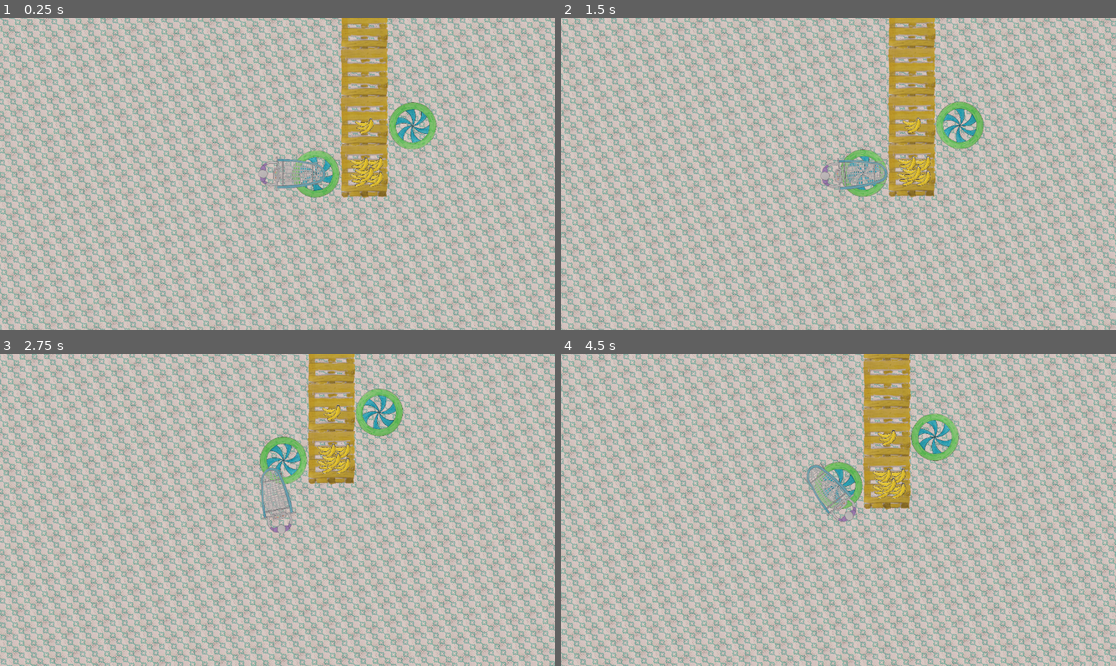
Above: before the commit, frames 1-4 (two rows, left to right).
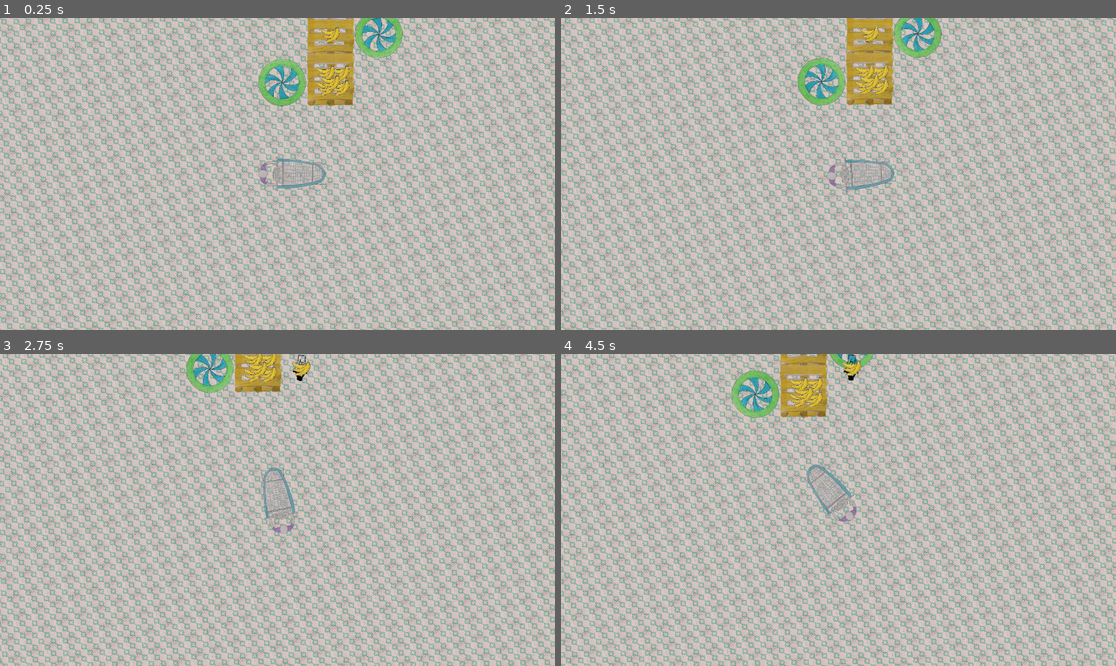
Above: after the commit, the same moments.

Repository: MathieuVavrille/market-drift
Game: Godot game, scene res://main.tscn
Same seed, same stepped clock (60 frames per second), same inputs: the game is played once before the commit and once after it.
Inputs:
- Up to frame 1 (0.25 s): no input
- Up to frame 2 (1.5 s): hold Right (ui_right) 0.53-1.28 s; hold Ctrl (turn) 0.53-1.28 s; hold Down (ui_down) from 1.28 s (still down); tap Ctrl (turn) at 1.35 s
- Up to frame 3 (2.75 s): release Down (ui_down) at 2.03 s; hold Right (ui_right) from 2.03 s (still down); hold Ctrl (turn) from 2.03 s (still down)
- Up to frame 4 (4.5 s): release Right (ui_right) at 2.78 s; release Ctrl (turn) at 2.78 s; hold Up (ui_up) 2.78-3.53 s; tap Ctrl (turn) at 2.85, 4.35 s; hold Ctrl (turn) 3.53-4.28 s; hold Left (ui_left) from 3.53 s (still down)

The runs differ from the first frame. In frame 1, 48% of the frame differs, in the area x 0-100%, y 0-100%; in frame 2, 60%; in frame 3, 52%; in frame 4, 53%.

Commit message:
arrow texture

Diff:
--- a/goal_arrow.gd
+++ b/goal_arrow.gd
@@ -7,8 +7,9 @@
 
 @onready var target_visibility = target.get_node("VisibleOnScreenNotifier2D")
 
-var rotation_speed = 0.25
-func _process(delta):
+const ELLIPSIS_PROPORTION = 0.33
+
+func _process(_delta):
 	if target == null:
 		queue_free()
 		return
@@ -19,9 +20,12 @@
 	var ellipsis_vector = Vector2(cos(angle) * (viewport_size.x / 2.1 - 10),
 					  sin(angle) * (viewport_size.y / 2.1 - 20)) / camera.zoom  #TODO compute properly
 	var rectangle_vector = get_square_border_intersection(angle, viewport_size - Vector2i.ONE * 20) / 2.1 / camera.zoom
-	global_position = camera.get_screen_center_position() + (ellipsis_vector + 2 * rectangle_vector) / 3
+	global_position = camera.get_screen_center_position() + ellipsis_vector * ELLIPSIS_PROPORTION + rectangle_vector * (1 - ELLIPSIS_PROPORTION)
 
 func get_square_border_intersection(angle: float, size: Vector2) -> Vector2:
 	var dir = Vector2(cos(angle), sin(angle)).normalized()
-	var scale = min(abs(size.x / dir.x), abs(size.y / dir.y))
-	return dir * scale
+	var border_scale = min(abs(size.x / dir.x), abs(size.y / dir.y))
+	return dir * border_scale
+
+func set_sprite(object_texture):
+	$ObjectSprite.texture = object_texture
--- a/goal_arrow.tscn
+++ b/goal_arrow.tscn
@@ -7,3 +7,7 @@
 scale = Vector2(0.1, 0.1)
 texture = ExtResource("1_ud5o2")
 script = ExtResource("1_jdt12")
+
+[node name="ObjectSprite" type="Sprite2D" parent="."]
+rotation = 1.5708
+scale = Vector2(0.1, 0.1)
--- a/main.gd
+++ b/main.gd
@@ -1,6 +1,18 @@
 extends Node2D
 
+const goal_arrow_scene = preload("res://goal_arrow.tscn")
 
 func _ready():
 	for object in $Objects.get_children():
-		pass
+		object.is_achieved.connect(object_area_achieved)
+		var goal_arrow = goal_arrow_scene.instantiate()
+		goal_arrow.camera = $PlayerCart.get_camera()
+		goal_arrow.target = object
+		goal_arrow.set_sprite(object.get_texture())
+		add_child(goal_arrow)
+
+var nb_achieved = 0
+func object_area_achieved():
+	nb_achieved += 1
+	if $Objects.get_child_count() == 1:
+		print("finished")
--- a/main.tscn
+++ b/main.tscn
@@ -6,7 +6,6 @@
 [ext_resource type="Texture2D" uid="uid://cetg1mrx32spm" path="res://assets/market_tiles/banana.png" id="4_1bvp3"]
 [ext_resource type="PackedScene" uid="uid://cbggpxj780byp" path="res://object_area.tscn" id="5_lquwl"]
 [ext_resource type="Texture2D" uid="uid://dabjcw8mkfdmy" path="res://assets/market_tiles/pallet.png" id="6_7mycd"]
-[ext_resource type="PackedScene" uid="uid://8jf0meo3fdmo" path="res://goal_arrow.tscn" id="6_272bh"]
 
 [sub_resource type="TileSetAtlasSource" id="TileSetAtlasSource_5vw27"]
 texture = ExtResource("3_lquwl")
@@ -42,10 +41,6 @@
 tile_map_data = PackedByteArray("AAABAP//AQAAAAAAAAABAAAAAQAAAAAAAAABAP7/AQAAAAAAAAABAPz/AQAAAAAAAAABAP3/AQAAAAAAAAA=")
 tile_set = SubResource("TileSet_4c57u")
 
-[node name="GoalArrow" parent="." node_paths=PackedStringArray("camera", "target") instance=ExtResource("6_272bh")]
-camera = NodePath("../PlayerCart/Camera2D")
-target = NodePath("../Objects/Object")
-
 [node name="Banana" type="Sprite2D" parent="."]
 position = Vector2(14, 6)
 scale = Vector2(0.01, 0.01)
@@ -76,9 +71,5 @@
 rotation = -3.14159
 
 [node name="PlayerCart" parent="." instance=ExtResource("1_ig7tw")]
-position = Vector2(-3, 5)
+position = Vector2(4, 24)
 mass = 50.0
-
-[node name="Camera2D" type="Camera2D" parent="PlayerCart"]
-zoom = Vector2(10, 10)
-position_smoothing_enabled = true
--- a/object_area.gd
+++ b/object_area.gd
@@ -28,7 +28,11 @@
 
 const ACHIEVED_DURATION = 0.25
 func achieved():
+	is_achieved.emit()
 	var tween := get_tree().create_tween()
 	tween.tween_property($Vortex, "scale", Vector2(0, 0), ACHIEVED_DURATION).set_trans(Tween.TRANS_BACK).set_ease(Tween.EASE_IN)
 	player.get_object($Object)
 	get_tree().create_timer(1.0).timeout.connect(queue_free)
+
+func get_texture():
+	return $Object.texture
--- a/player_cart.gd
+++ b/player_cart.gd
@@ -6,7 +6,6 @@
 var FRICTION_STRENGTH = move_force / max_speed * 10
 
 func true_movement(cart_direction, input_vector):
-	var current_velocity = linear_velocity
 	var force_position = $PlayerMesh.global_position - global_position
 	var angle = cart_direction.angle_to(input_vector)
 	if angle < -PI:
@@ -22,7 +21,6 @@
 
 func turn_movement(cart_direction, input_vector):
 	var proj = (input_vector.dot(cart_direction) / cart_direction.length_squared()) * cart_direction
-	var orth = input_vector - proj
 	var cross = input_vector.cross(cart_direction)
 	apply_torque(-cross * 2500)
 	var force_position = $PlayerMesh.global_position - global_position
@@ -55,7 +53,7 @@
 func is_stopped():
 	return linear_velocity == Vector2.ZERO and angular_velocity == 0
 
-func _process(delta: float) -> void:
+func _process(_delta: float) -> void:
 	if inside_object != null:
 		inside_object.is_achieving = is_stopped()
 
@@ -80,3 +78,6 @@
 	var tween = get_tree().create_tween()
 	var goal_position = get_random_point_in_placeholder()
 	tween.tween_property(object, "position", goal_position, 1).set_trans(Tween.TRANS_SINE).set_ease(Tween.EASE_IN_OUT)
+
+func get_camera() -> Camera2D:
+	return $Camera
--- a/player_cart.tscn
+++ b/player_cart.tscn
@@ -65,5 +65,9 @@
 position = Vector2(4.5, 0)
 shape = SubResource("RectangleShape2D_s7862")
 
+[node name="Camera" type="Camera2D" parent="."]
+zoom = Vector2(10, 10)
+position_smoothing_enabled = true
+
 [connection signal="area_entered" from="ObjectDetector" to="." method="entered_object"]
 [connection signal="area_exited" from="ObjectDetector" to="." method="object_exited"]
Not shown: 1 places in main.tscn that only renumber resources
Not shown, changed: game_design_document.md
